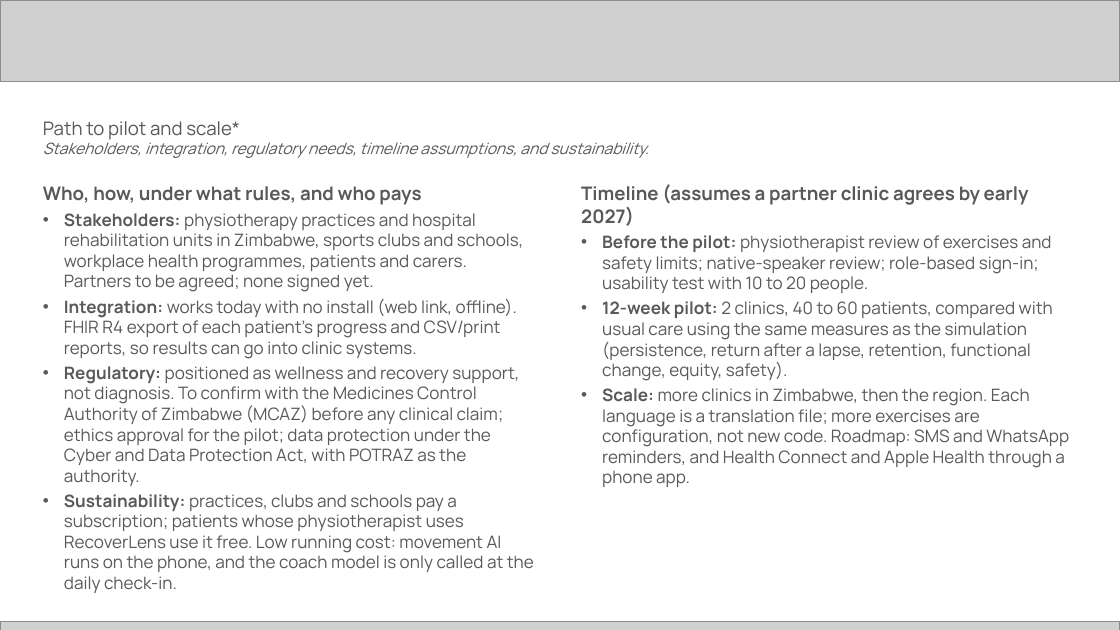
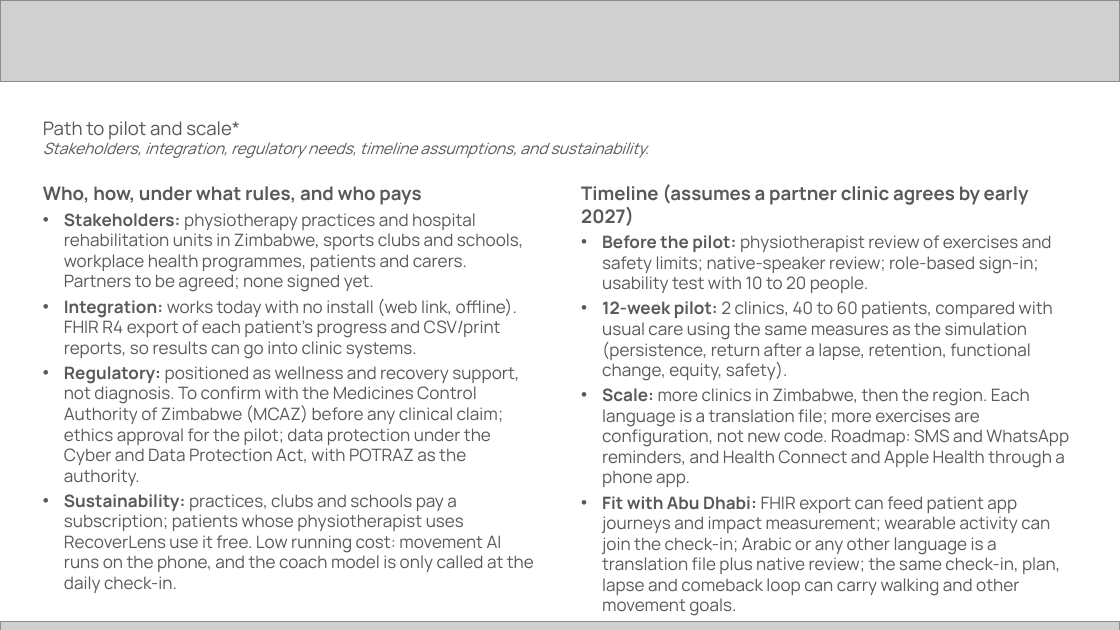
Before and after one commit to harrymakoni-netizen/Recover-Lens-, a slide deck: slide 12 of docs/hack2skill/RecoverLens-Future-Health-submission.pptx. Drawn at 1120x630 pixels with LibreOffice and Linux fonts; fonts in the diff are those of the drawing; grey boxes stand for pictures. Boxes give left, top, right and bottom in pixels: in the first picture for what was removed or moved away, otherwise in the second. Text is boxed around its words. In the diff, an @@ line names an element or a change of style, - is before the commit and + after.

```diff
--- a/docs/hack2skill/RecoverLens-Future-Health-submission.pptx
+++ b/docs/hack2skill/RecoverLens-Future-Health-submission.pptx
@@ text at <box>602,496,1060,616</box>: paragraph added @@
+• Fit with Abu Dhabi: FHIR export can feed patient app journeys and impact measurement; wearable activity can join the check-in; Arabic or any other language is a translation file plus native review; the same check-in, plan, lapse and comeback loop can carry walking and other movement goals.
```
Also in this commit, not shown: 10 other slides changed, 2 other files.
